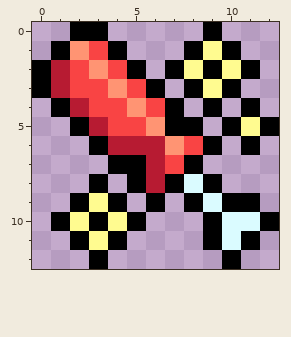
Two versions of one pixel-art sprite, Sprites/DuoArtifacts/JuryRigging.png. The picture above is the old version.
The file is 13x13 pixels.
Now the later version:
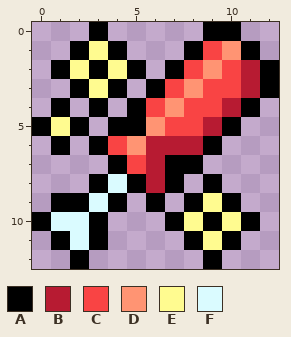
Palette (. is transparent): A #000000  B #b71b32  C #f94444  D #ff9473  E #fffb90  F #dafbff
Edits made:
@@ x 0..12 @@
- 0 ..AA.....A...
- 1 .ADCA...AEA..
- 2 ABCDCA.AEAEA.
- 3 ABCCDCA.AEA..
- 4 .ABCCDCA.A.A.
- 5 ..ABCCDAA.AEA
- 6 ...ABBBDCA.A.
- 7 ....AABCA....
- 8 ...A.ABAFA...
- 9 ..AEA.A.AFAA.
-10 .AEAEA...AFFA
-11 ..AEA....AFA.
-12 ...A......A..
+ 0 ...A.....AA..
+ 1 ..AEA...ACDA.
+ 2 .AEAEA.ACDCBA
+ 3 ..AEA.ACDCCBA
+ 4 .A.A.ACDCCBA.
+ 5 AEA.AADCCBA..
+ 6 .A.ACDBBBA...
+ 7 ....ACBAA....
+ 8 ...AFABA.A...
+ 9 .AAFA.A.AEA..
+10 AFFA...AEAEA.
+11 .AFA....AEA..
+12 ..A......A...
